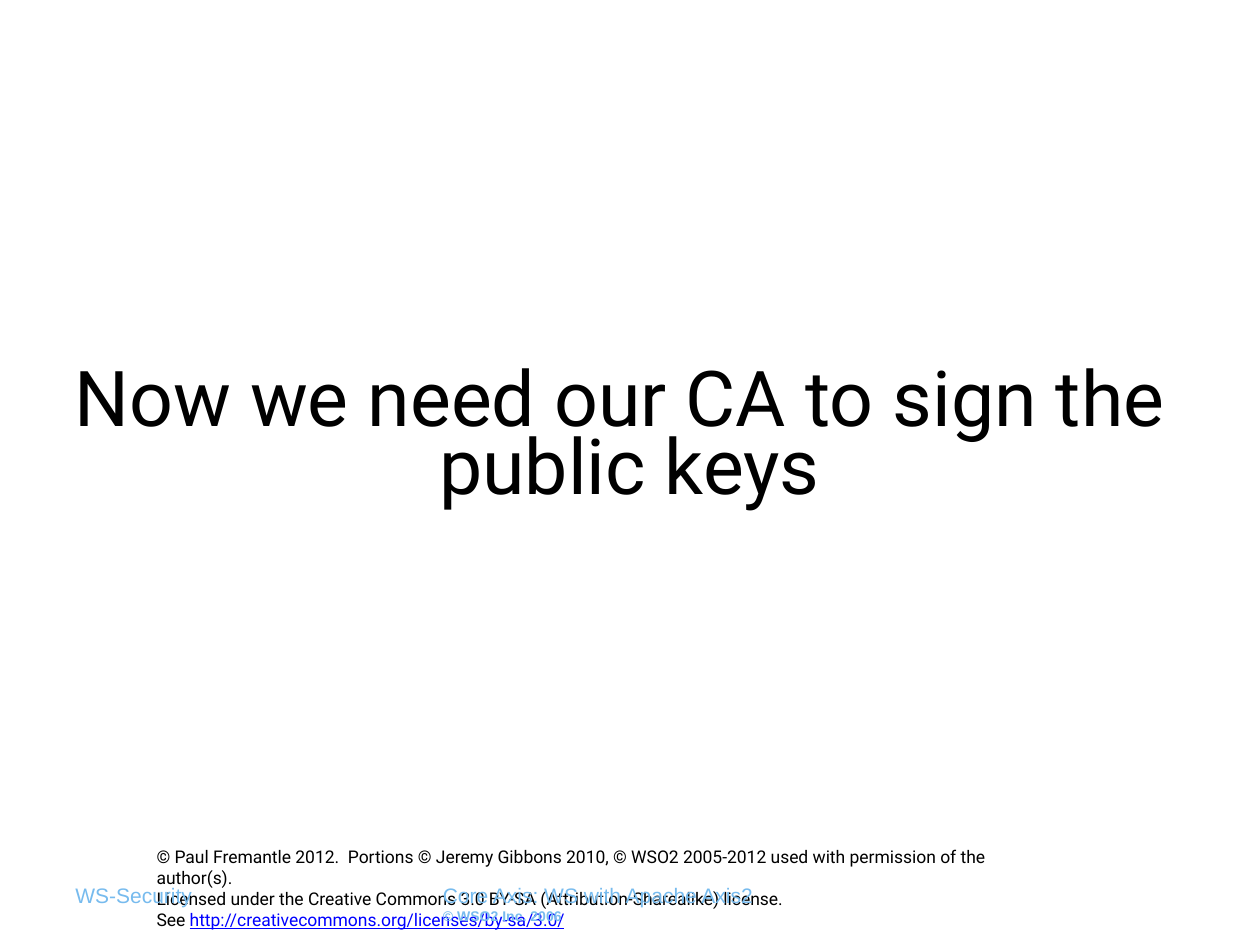
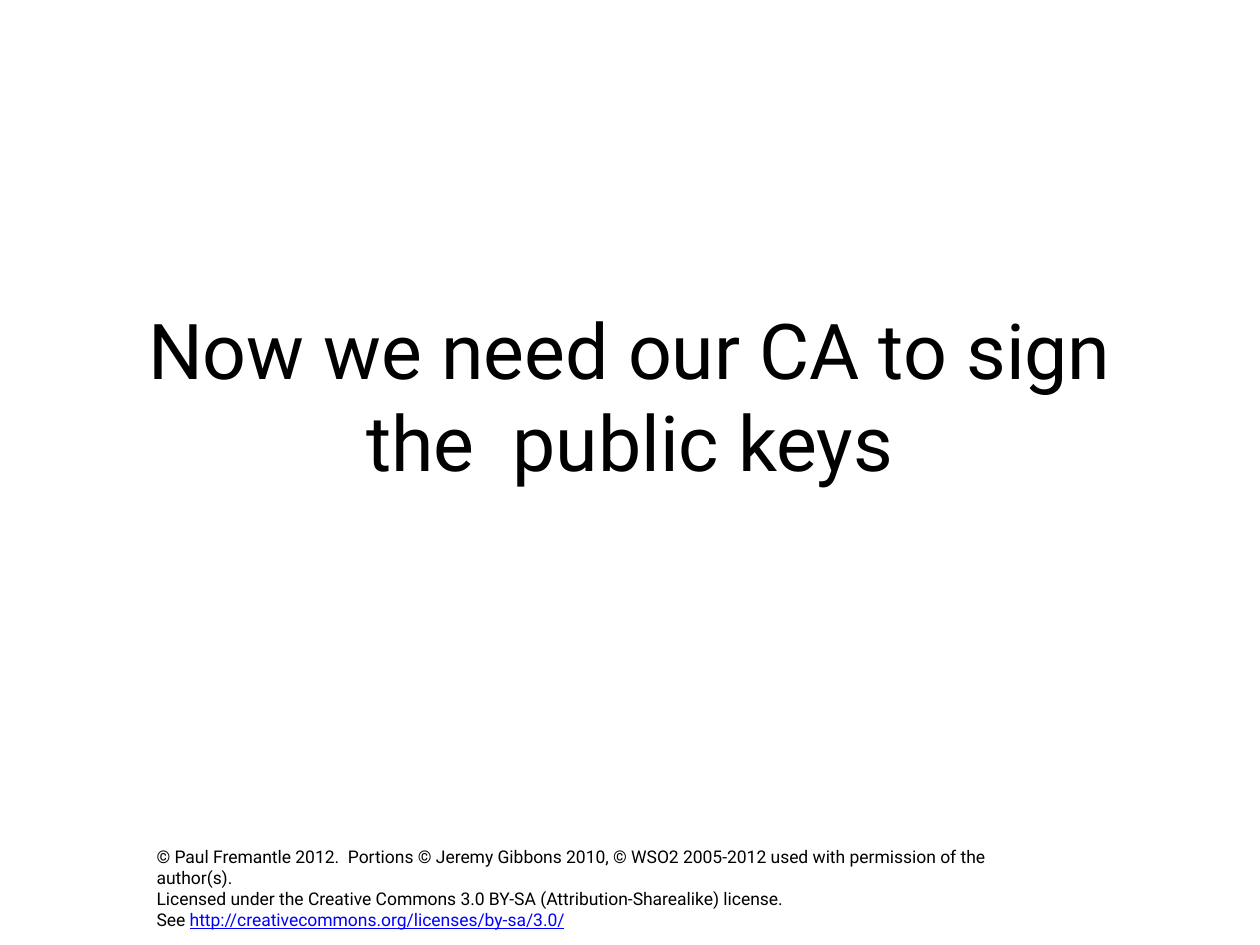
Before and after one commit to pzfreo/ox-soa-old, a slide deck: slide 7 of presentations/09a-Key Management.pptx. Drawn at 1260x945 pixels with LibreOffice and Linux fonts; fonts in the diff are those of the drawing; background and template pictures are left out. Boxes give left, top, right and bottom in pixels: in the first picture for what was removed or moved away, otherwise in the second. Text is boxed around its words. In the diff, an @@ line names an element or a change of style, - is before the commit and + after.

```diff
--- a/presentations/09a-Key Management.pptx
+++ b/presentations/09a-Key Management.pptx
@@ title "Now we need our CA ...": place and size @@
-title "Now we need our CA ..." at [74,368,1164,511]
+title "Now we need our CA ..." at [148,321,1110,488]
@@ title "Now we need our CA ..." at [148,321,1110,488]: line spacing 0.73 to 1 @@
@@ text removed at [75,888,192,907] @@
-WS-Security
@@ text removed at [443,888,752,925] @@
-Core Axis: WS with Apache Axis2
-© WSO2 Inc. 2006
```
Also in this commit, not shown: 10 other slides changed, 6 other files.
